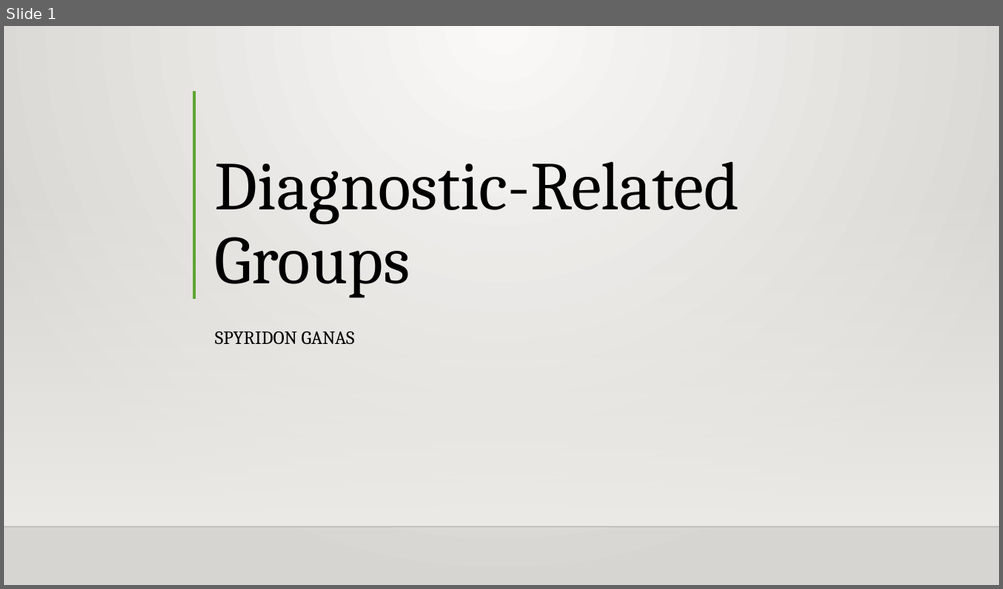
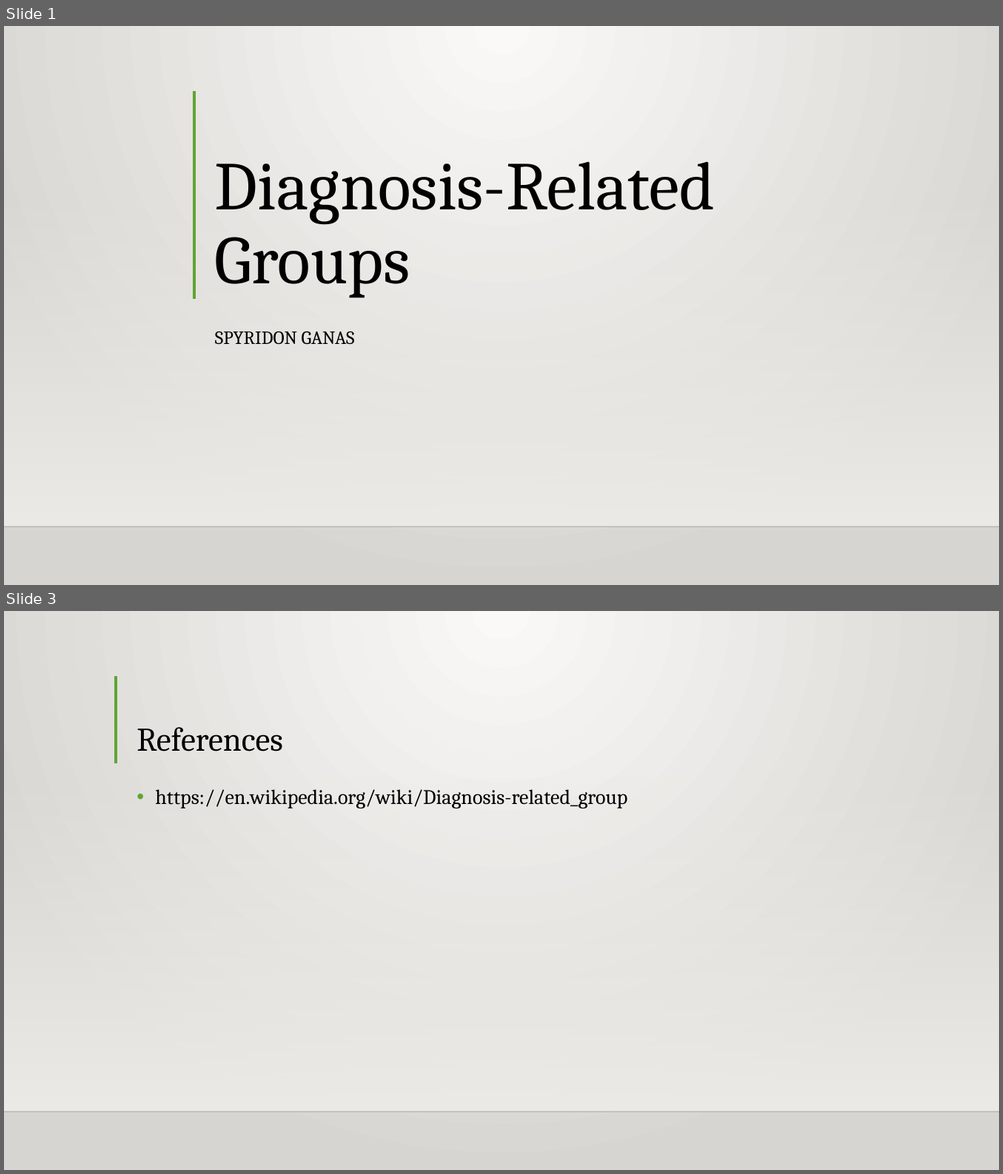
Before and after one commit to Intro-to-APCD/Intro-to-APCD.github.io, a slide deck: PowerPoints/Phase 3 - Claims Terminology/015 What is a DRG.pptx. Shown one above the other, each under a label of ours: slide 1 before the commit, slides 1 and 3 after it; the slides between them are not shown. The pictures are 1003x589 and 1003x1174 pixels, drawn with LibreOffice and Linux fonts; fonts in the diff are those of the drawing; background and template pictures are left out. Boxes give left, top, right and bottom in pixels: in the first picture for what was removed or moved away, otherwise in the second. Text is boxed around its words. In the diff, an @@ line names an element or a change of style, - is before the commit and + after.

```diff
--- a/PowerPoints/Phase 3 - Claims Terminology/015 What is a DRG.pptx
+++ b/PowerPoints/Phase 3 - Claims Terminology/015 What is a DRG.pptx
@@ slide 3 added at [4,611,999,1170], background gradient #FAFAF9 to #D7D5D2; not listed: 2 template elements that a slide beside it also shows @@
@@ line added from (116, 676) to (116, 763), #5FA534 3 pt @@
@@ title added at [136,727,283,752], 32 pt, text #000000 @@
+References
@@ text added at [155,789,627,809], 20 pt, text #000000 @@
+• https://en.wikipedia.org/wiki/Diagnosis-related_group
@@ slide 1 changed as well @@
@@ title at [215,161,715,298]: text changed @@
-Diagnostic-Related
-Groups
+Diagnosis-Related
+Groups
```
Also in this commit, not shown: 1 other slide added, 4 slides removed, 3 other files.
